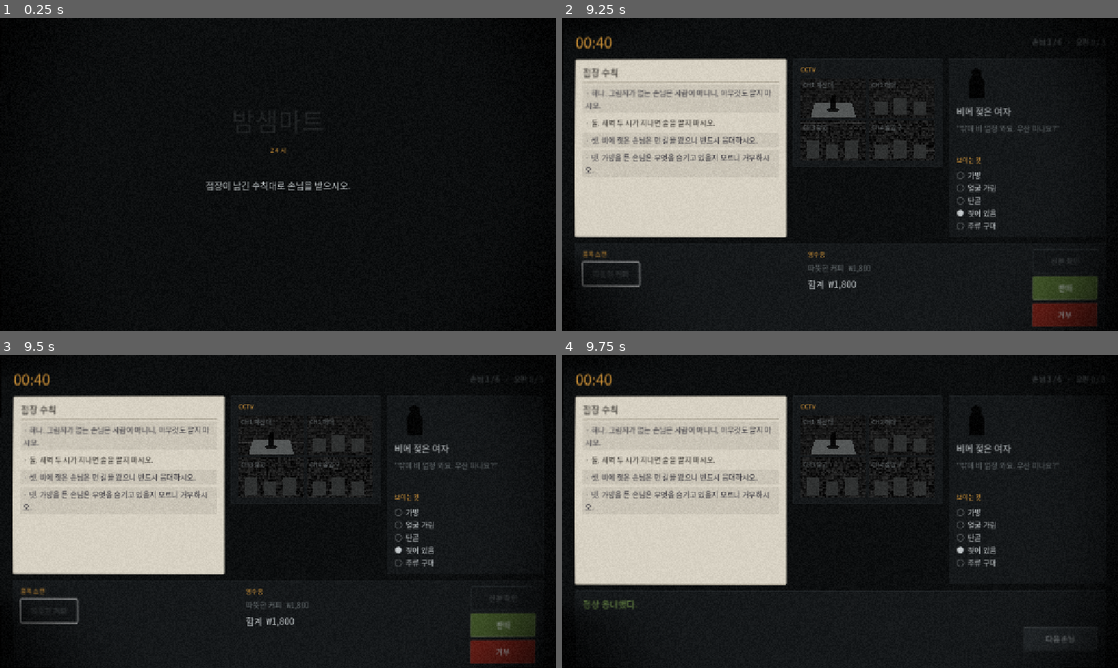
Above: before the commit, frames 1-4 (two rows, left to right).
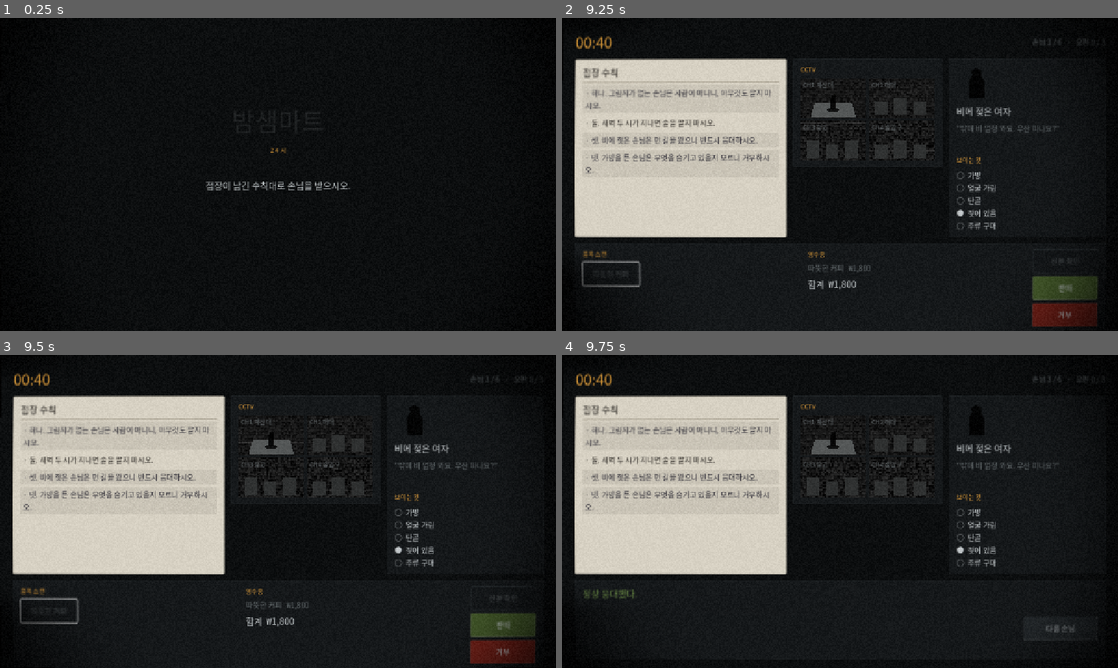
Above: after the commit, the same moments.

Repository: tjgksmf1012/GameProject1
Game: Godot game, scene res://main/title_screen.tscn
The game is run twice, just before and just after one commit, with the same random seed, the same clock (stepped at 60 frames per second) and the same inputs.
Inputs (mouse positions are in pixels of both pictures, inside the frame that each line leads up to):
- Up to frame 1 (0.25 s): no input
- Up to frame 2 (9.25 s): tap Enter at 0.5 s; move the mouse to (962, 158) at 0.52 s; click (962, 158) at 0.67 s; tap Space at 0.77, 5.27, 6.77, 7.52 s; click "컵라면" at 1.25 s; click "판매" at 2 s; click "다음 손님" at 2.75 s; click "에너지드링크" at 3.5 s; click "거부" at 4.25 s; move the mouse to (728, 190) at 5.02 s; click (728, 190) at 5.17 s; move the mouse to (895, 105) at 5.77 s; click (895, 105) at 5.92 s; move the mouse to (812, 237) at 6.52 s; click (812, 237) at 6.67 s; move the mouse to (1006, 221) at 7.27 s; click (1006, 221) at 7.42 s; click "다음 손님" at 8 s; click "따뜻한 커피" at 8.75 s
- Up to frame 3 (9.5 s): no input
- Up to frame 4 (9.75 s): click "판매" at 9.5 s

Frames 1-3 are identical in both runs. In frame 4, 1.8% of the frame differs, in the area x 2-93%, y 69-92%.

Commit message:
오답 셰이크가 화면을 늘려 REFUSE를 못 누르게 하던 것을 고친다
`Juice.shake`가 앵커 걸린 Control에 `position`을 썼다. 게임의 셰이크 대상은
헤더·본문·결과·POS를 담은 VBoxContainer이고 앵커가 0~1로 펼쳐져 있다.
그 조합에서 position을 밀면 **움직이는 게 아니라 늘어난다.**

실측 A/B (밤 6, 손님 2, 오답):
  예전  VBox h=740, POS 바닥 768 > 화면 720 → 48px 잘림. REFUSE를 못 누른다
  수정  VBox h=664, POS 바닥 692            → 정상

오답일 때만 셰이크가 돌기 때문에 **정상 플레이 스크린샷에는 절대 안 나온다.**

네 offset을 같이 민다. 크기는 그대로고 자리만 움직인다.

**검사를 두 번 잘못 놨다. 둘 다 기록해 둔다.**

처음엔 헤드리스 단위 테스트로 잡으려 했다(`tests/test_juice.gd`). 빈 Control을
흔들었더니 예전 코드로도 통과했다. 실물처럼 VBoxContainer에 내용을 넣어도 통과했다.
늘어나는 조건이 진짜 화면에서만 갖춰진다 — **못 잡는 검사는 없느니만 못하므로 지웠다.**

대신 실제 렌더에 붙였다. `shoot_states.gd --assert-layout=1` 이 찍는 그 프레임에서
내용이 화면 밖으로 나갔는지 보고, 나갔으면 종료 코드 1을 낸다.
A/B로 확인 — 예전 코드에서 「배치 넘침 — 바닥 768 > 화면 720 (48px 잘렸다)」,
고친 코드에서 「배치 정상 — 바닥 692 ≤ 화면 720」.

  xvfb-run -a godot --script res://tools/shoot_states.gd -- \
    --out=/tmp/x.png --night=6 --wrong=1 --index=1 --assert-layout=1

진단도 두 번 틀렸다. 스크린샷만 보고 「결과 패널이 밀어낸다」고 했는데, 실제로 재보니
결과 패널은 POS를 숨기고 자리를 대신 쓰고 있었고 그 상태는 멀쩡했다.
프로그램으로 판정을 쏜 탐침도 재현에 실패했다 — 정답을 쏴서 셰이크가 안 돌았다.
**찍는 프레임의 숫자를 찍어봐야 알 수 있었다.** 그래서 `--dump-layout=1`을 남긴다.

검사 12,006개 통과. 종이 탐침 통과 (위치 편차 0.35%, 단서 대비 4.13%).

Co-Authored-By: Claude Opus 5 <noreply@anthropic.com>
Claude-Session: https://claude.ai/code/session_014F8DT8njh3GETXsoPzJ37U

Diff:
--- a/tests/run_tests.gd
+++ b/tests/run_tests.gd
@@ -34,7 +34,10 @@
 		TestStrings.new(), TestClipboard.new(), TestNightReport.new(),
 		TestSnapshot.new(),
 	]
+	# `await`를 붙여둔다. 대부분의 스위트는 코루틴이 아니라 즉시 돌아오고, 프레임을
+	# 기다려야 하는 스위트(트윈이 실제로 도는지 보는 것들)만 여기서 멈춘다.
+	# 안 붙이면 그런 스위트는 첫 await에서 멈춘 채 아래 quit()에 죽는다 — 조용히.
 	for suite in suites:
-		suite.run(reporter)
+		await suite.run(reporter)
 	var code := reporter.print_report()
 	quit(code)
--- a/tools/shoot_states.gd
+++ b/tools/shoot_states.gd
@@ -36,6 +36,7 @@
 var _pressure_stage: int = -1
 var _step_frames: int = STEP_FRAMES
 var _strike_ids: PackedStringArray = []
+var _layout_failed: bool = false
 
 
 func _initialize() -> void:
@@ -64,6 +65,10 @@
 
 func _process(_delta: float) -> bool:
 	if _done:
+		# 배치 검사가 실패했으면 종료 코드로 알린다. 스크린샷만 남기고 0을 돌려주면
+		# 자동화가 통과로 읽는다 — 검사가 아니라 장식이 된다.
+		if _layout_failed:
+			quit(1)
 		return true
 	_frames += 1
 	if not _fired and _frames >= _next_step_frame:
@@ -141,7 +146,60 @@
 	return engine.required_verdicts(ctx)[0].id()
 
 
+## 찍는 **그 프레임**의 배치를 같이 찍는다.
+##
+## 화면에서 잘려 나간 것을 스크린샷만 보고 추론하다 두 번 틀렸다. 어느 상자가
+## 얼마나 커졌는지는 스크린샷에 안 나오고 숫자에만 나온다.
+func _dump_layout() -> void:
+	var box := _find_layout_box(root)
+	if box == null:
+		return
+	print("배치 (화면 %d) — VBox y=%.0f h=%.0f min=%.0f"
+		% [root.size.y, box.global_position.y, box.size.y, box.get_combined_minimum_size().y])
+	for child in box.get_children():
+		if child is Control:
+			var c := child as Control
+			print("  %-16s vis=%-5s y=%6.1f h=%6.1f bottom=%6.1f min=%5.1f"
+				% [c.get_class(), str(c.visible), c.global_position.y, c.size.y,
+					c.global_position.y + c.size.y, c.get_combined_minimum_size().y])
+
+
+static func _find_layout_box(node: Node) -> VBoxContainer:
+	if node is VBoxContainer and node.get_child_count() >= 4:
+		return node as VBoxContainer
+	for child in node.get_children():
+		var found := _find_layout_box(child)
+		if found != null:
+			return found
+	return null
+
+
+## 내용이 화면 밖으로 나갔는가. **나갔으면 버튼을 못 누른다.**
+##
+## 헤드리스 단위 테스트로는 못 잡는다 — 실제로 시도했고 예전 코드를 넣어도 통과했다.
+## 늘어나는 조건(오답 셰이크 + 내용이 정한 최소 크기 + 앵커)이 진짜 화면에서만 갖춰진다.
+## 그래서 **여기가 이 버그의 유일한 검사 자리**다:
+##   xvfb-run -a godot --script res://tools/shoot_states.gd -- \
+##     --out=/tmp/x.png --night=6 --wrong=1 --index=1 --assert-layout=1
+func _assert_layout() -> int:
+	var box := _find_layout_box(root)
+	if box == null:
+		print("배치 상자를 못 찾았다 — 화면 구조가 바뀌었다")
+		return 1
+	var bottom := box.global_position.y + box.size.y
+	if bottom <= root.size.y:
+		print("배치 정상 — 바닥 %.0f ≤ 화면 %d" % [bottom, root.size.y])
+		return 0
+	print("배치 넘침 — 바닥 %.0f > 화면 %d (%.0fpx 잘렸다). 버튼을 누를 수 없다"
+		% [bottom, root.size.y, bottom - root.size.y])
+	return 1
+
+
 func _capture() -> void:
+	if _arg("--dump-layout=", "0") == "1":
+		_dump_layout()
+	if _arg("--assert-layout=", "0") == "1" and _assert_layout() != 0:
+		_layout_failed = true
 	var image := root.get_texture().get_image()
 	if image == null or image.save_png(_out_path) != OK:
 		push_error("스크린샷 저장 실패")
--- a/ui/juice.gd
+++ b/ui/juice.gd
@@ -39,18 +39,41 @@
 
 
 ## 감쇠하는 흔들림. 감쇠가 없으면 그냥 멀미다.
+## **앵커가 걸린 Control에 `position`을 쓰면 움직이는 게 아니라 늘어난다.**
+##
+## `position`은 `offset_left`/`offset_top`만 건드리고 `offset_right`/`offset_bottom`은
+## 그대로 둔다. 앵커가 0~1로 펼쳐져 있으면 그 차이가 곧 크기라서, 위로 밀면 아래로 자란다.
+##
+## 실제로 그랬다. 오답 셰이크 한 번에 720 화면에서 VBox가 **740**이 되고, 안에 있던
+## POS가 화면 밖으로 밀려 **REFUSE를 누를 수 없게** 됐다. 오답일 때만 나는 버그라
+## 정상 플레이 스크린샷에는 절대 안 잡힌다 — 실제로 두 번 잘못 진단했다.
+##
+## 네 offset을 **같이** 민다. 그러면 크기는 그대로고 자리만 움직인다.
 static func shake(node: Control, strength: float, duration: float, steps: int = 8) -> void:
-	var origin := node.position
+	var origin := Vector2(node.offset_left, node.offset_top)
+	var span := Vector2(
+		node.offset_right - node.offset_left, node.offset_bottom - node.offset_top)
 	var tween := node.create_tween()
 	tween.set_ease(EASE).set_trans(Tween.TRANS_SINE)
+	var at := origin
 	for i in steps:
 		var falloff := 1.0 - float(i) / float(steps)
-		var offset := Vector2(
+		var target := origin + Vector2(
 			randf_range(-strength, strength) * falloff,
-			randf_range(-strength, strength) * falloff
-		)
-		tween.tween_property(node, "position", origin + offset, duration / float(steps))
-	tween.tween_property(node, "position", origin, duration / float(steps))
+			randf_range(-strength, strength) * falloff)
+		tween.tween_method(_nudge.bind(node, span), at, target, duration / float(steps))
+		at = target
+	tween.tween_method(_nudge.bind(node, span), at, origin, duration / float(steps))
+
+
+## 크기를 유지한 채 자리만 옮긴다. `position`을 쓰면 안 되는 이유는 `shake` 주석 참고.
+static func _nudge(at: Vector2, node: Control, span: Vector2) -> void:
+	if not is_instance_valid(node):
+		return
+	node.offset_left = at.x
+	node.offset_top = at.y
+	node.offset_right = at.x + span.x
+	node.offset_bottom = at.y + span.y
 
 
 ## 판정 순간 시간을 멈춘다. 0.05~0.12초.
